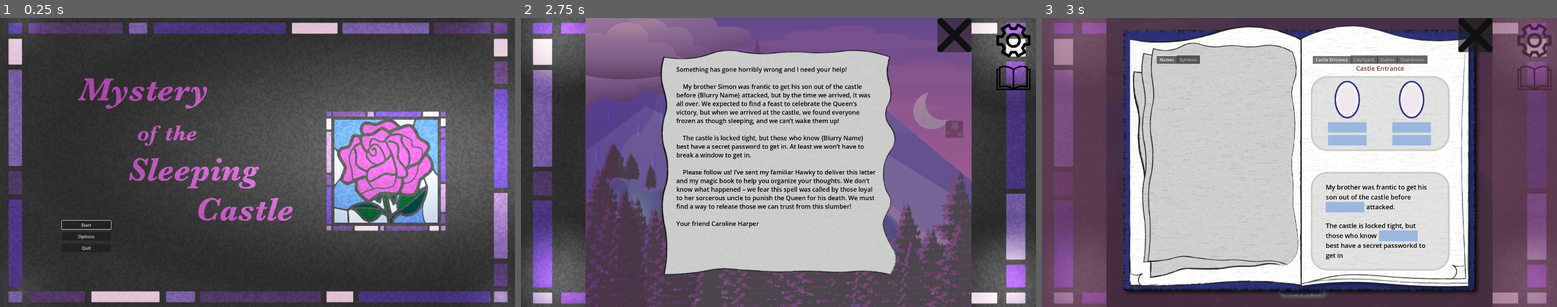
Above: before the commit, frames 1-3 (left to right).
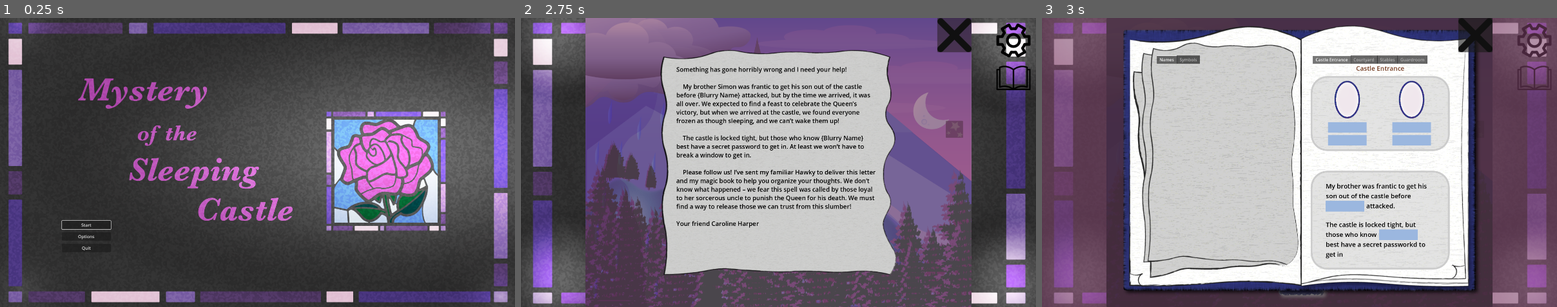
Above: after the commit, the same moments.

Repository: hwfwalton/SleepingCastleAlpha
Game: Godot game, scene res://root.tscn
Two runs of this game, one before a commit and one after it. Both use one fixed random seed, a clock stepped at 60 frames per second and the inputs below.
Inputs (mouse positions are in pixels of both pictures, inside the frame that each line leads up to):
- Up to frame 1 (0.25 s): no input
- Up to frame 2 (2.75 s): click "Start" at 0.5 s; click (727, 202) at 1.25 s; click (593, 301) at 2 s
- Up to frame 3 (3 s): click (1536, 78) at 2.75 s

Frames 1-2 are identical in both runs. In frame 3, 1.2% of the frame differs, in the area x 52-80%, y 52-88%.

Commit message:
Page layout polish on all but stables

Diff:
--- a/BookView/puzzle_pages/puzzle_pages/castle0_page_0.tscn
+++ b/BookView/puzzle_pages/puzzle_pages/castle0_page_0.tscn
@@ -13,5 +13,5 @@
 
 [node name="castle0_zone_1" parent="VBoxContainer/Control" index="1" instance=ExtResource("3_lh834")]
 layout_mode = 1
-offset_top = 358.0
-offset_bottom = 727.0
+offset_top = 354.0
+offset_bottom = 723.0
--- a/BookView/puzzle_pages/puzzle_pages/castle1_page_0.tscn
+++ b/BookView/puzzle_pages/puzzle_pages/castle1_page_0.tscn
@@ -25,10 +25,10 @@
 
 [node name="castle1_zone_1" parent="VBoxContainer/Control" index="1" instance=ExtResource("3_or3jn")]
 layout_mode = 1
-offset_top = 323.0
-offset_bottom = 515.0
+offset_top = 309.0
+offset_bottom = 501.0
 
 [node name="castle1_zone_2" parent="VBoxContainer/Control" index="2" instance=ExtResource("4_3ut28")]
 layout_mode = 1
-offset_top = 535.0
-offset_bottom = 727.0
+offset_top = 531.0
+offset_bottom = 723.0
--- a/BookView/puzzle_pages/puzzle_pages/guardroom_page_0.tscn
+++ b/BookView/puzzle_pages/puzzle_pages/guardroom_page_0.tscn
@@ -13,5 +13,6 @@
 offset_bottom = 280.0
 
 [node name="guardroom_zone_1" parent="VBoxContainer/Control" index="1" instance=ExtResource("3_x8xrr")]
-offset_top = 304.0
-offset_bottom = 722.0
+layout_mode = 1
+offset_top = 280.0
+offset_bottom = 723.0
--- a/BookView/puzzle_pages/puzzle_zones/guardroom_zone_1.tscn
+++ b/BookView/puzzle_pages/puzzle_zones/guardroom_zone_1.tscn
@@ -7,7 +7,7 @@
 [ext_resource type="PackedScene" uid="uid://c42cx8n2cnc3p" path="res://BookView/SymbolItems/symbol_item_slot.tscn" id="3_wkobo"]
 
 [node name="guardroom_zone_1" instance=ExtResource("1_c1j74")]
-custom_minimum_size = Vector2(518, 418)
+custom_minimum_size = Vector2(518, 443)
 puzzle_zone_id = "guardroom_zone_1"
 
 [node name="Label" type="Label" parent="." index="1"]
